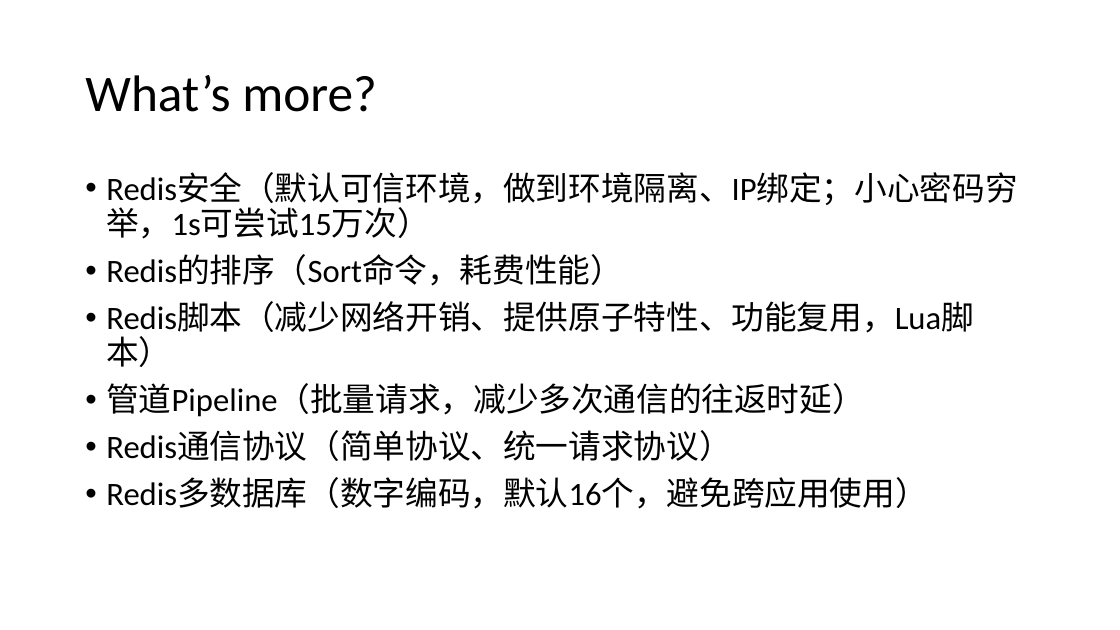
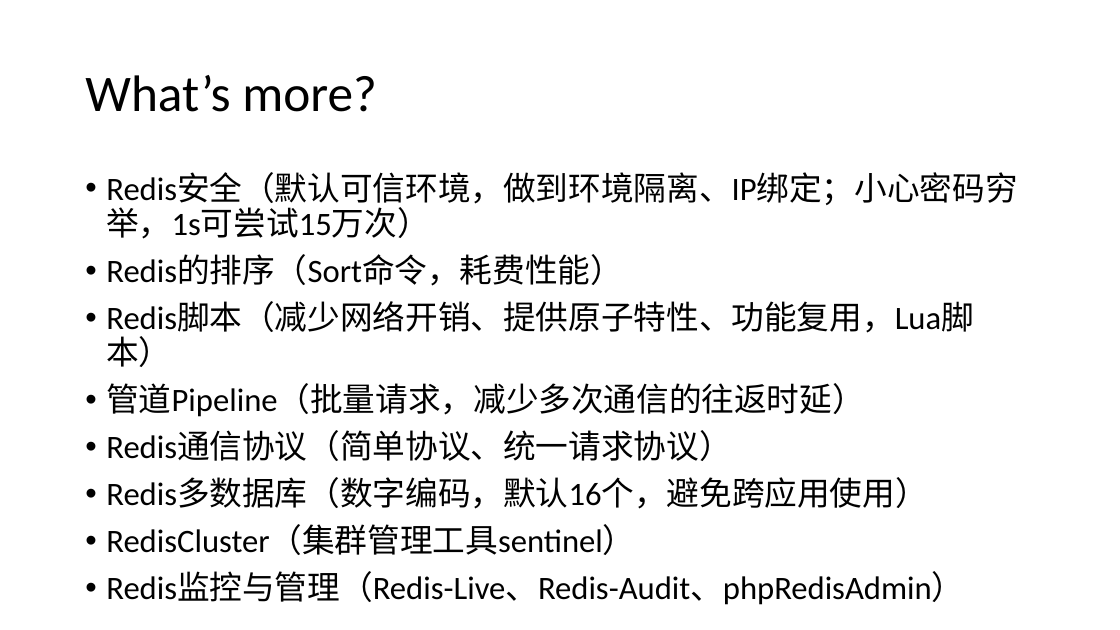
Before and after one commit to guhanjie/Knowledge-sharing, a slide deck: slide 40 of Redis技术分享——by顾汉杰.pptx (slide 39 before the commit). Drawn at 1120x630 pixels with LibreOffice and Linux fonts; fonts in the diff are those of the drawing. Boxes give left, top, right and bottom in pixels: in the first picture for what was removed or moved away, otherwise in the second. Text is boxed around its words. In the diff, an @@ line names an element or a change of style, - is before the commit and + after.

Commit message:
update Redis

```diff
--- a/Redis技术分享——by顾汉杰.pptx
+++ b/Redis技术分享——by顾汉杰.pptx
@@ text at <box>106,525,964,605</box>: paragraphs added @@
+• RedisCluster（集群管理工具sentinel）
+• Redis监控与管理（Redis-Live、Redis-Audit、phpRedisAdmin）
```
Also in this commit, not shown: 17 other slides changed, 1 slide added.
